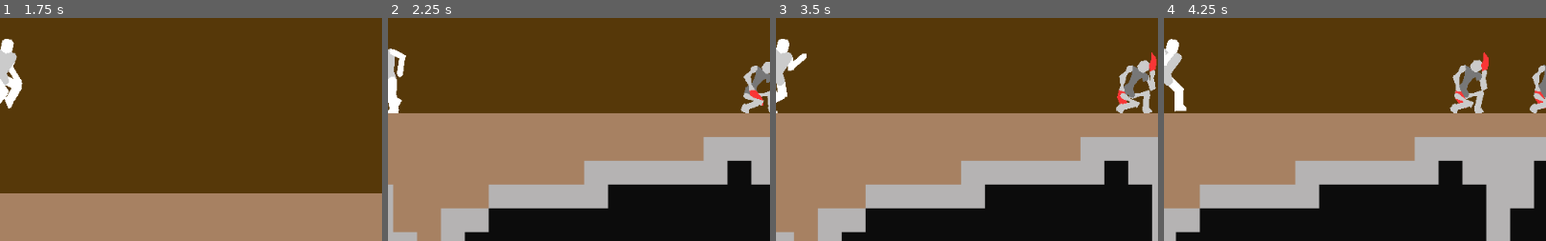
Above: before the commit, frames 1-4 (left to right).
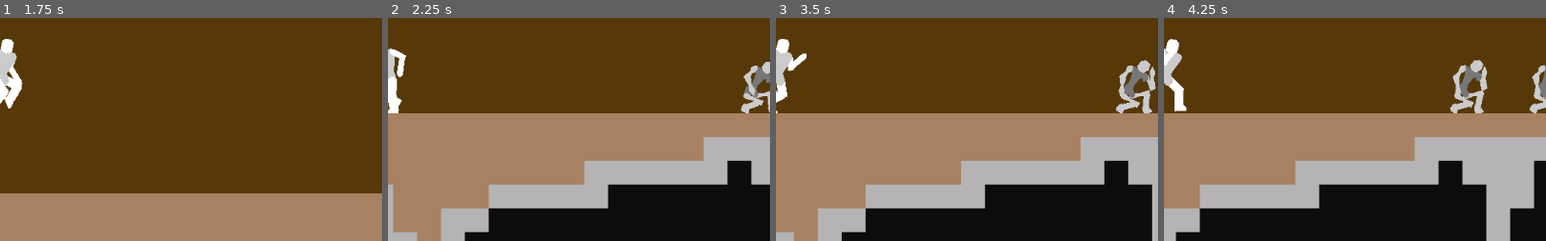
Above: after the commit, the same moments.

Repository: DarknessCatt/Lost-Soul
Game: Godot game, scene res://Maps/Prototype_Mountain/Prototype_Mountain.tscn
Same seed, same stepped clock (60 frames per second), same inputs: the game is played once before the commit and once after it. The project has no main scene, so this scene is started directly.
Inputs:
- Up to frame 1 (1.75 s): tap Enter at 0.5 s; hold C (hero_attack) 0.53-1.28 s; hold Right (hero_right) from 0.53 s (still down); tap Z (hero_jump) at 0.77, 1.52 s; tap D (hero_heart) at 1.35 s
- Up to frame 2 (2.25 s): release Right (hero_right) at 2.03 s; hold Left (hero_left) from 2.03 s (still down); hold C (hero_attack) from 2.03 s (still down)
- Up to frame 3 (3.5 s): release Left (hero_left) at 2.78 s; release C (hero_attack) at 2.78 s; hold Right (hero_right) from 2.78 s (still down); tap D (hero_heart) at 2.85 s; tap Z (hero_jump) at 3.02 s
- Up to frame 4 (4.25 s): keep holding Right (hero_right); hold C (hero_attack) from 3.53 s (still down); tap Z (hero_jump) at 3.77 s
The pictures show only the part of the screen within x 50-100%, y 50-100%; the shares and areas given below are measured in that part.

Frame 1 is identical in both runs. In frame 2, 0.1% of the frame differs, in the area x 94-99%, y 32-40%; in frame 3, 0.2%; in frame 4, 0.3%, in the area x 76-100%, y 15-41%.

Commit message:
Disabling Hitboxes on atk state exit

Diff:
--- a/Lost_Soul/Entities/Enemy/Enemy.gd
+++ b/Lost_Soul/Entities/Enemy/Enemy.gd
@@ -49,6 +49,12 @@
 	$Body/Hip/Torso/Left_Arm/Left_Hand/Left_Weapon.polygon = PoolVector2Array()
 	$Body/Hip/Torso/Right_Arm/Right_Hand/Right_Weapon.polygon = PoolVector2Array()
 
+func _disable_hitboxes():
+	for atk in $Body/Hitboxes.get_children():
+		for hitbox in atk.get_children():
+			for collision in hitbox.get_children():
+				collision.call_deferred("set", "disabled", true)
+
 func _physics_process(delta):
 	if not on_cutscene:
 		cur_state.update(self, delta)
--- a/Lost_Soul/Entities/Enemy/Enemy.tscn
+++ b/Lost_Soul/Entities/Enemy/Enemy.tscn
@@ -2275,8 +2275,7 @@
 disabled = true
 
 [node name="Right_Arm" type="Polygon2D" parent="Body"]
-position = Vector2( -20.4786, -32.3599 )
-rotation = 1.82497
+position = Vector2( 12, -28 )
 color = Color( 0.8, 0.8, 0.8, 1 )
 offset = Vector2( 30.2005, 27.966 )
 polygon = PoolVector2Array( -30.2005, -31.966, -26.2005, -27.966, -28.2005, -19.966, -26.2005, -11.966, -26.2005, -7.96604, -34.2005, -7.96604, -34.2005, -11.966, -32.2005, -19.966, -34.2005, -27.966 )
@@ -2285,8 +2284,7 @@
 }
 
 [node name="Right_Hand" type="Polygon2D" parent="Body"]
-position = Vector2( -35.9645, -36.383 )
-rotation = 0.515975
+position = Vector2( 12, -12 )
 color = Color( 0.8, 0.8, 0.8, 1 )
 offset = Vector2( 31.8105, 42.7501 )
 polygon = PoolVector2Array( -31.8105, -46.7501, -27.8105, -42.7501, -27.8105, -38.7501, -29.8105, -30.7501, -27.8105, -22.7501, -31.8105, -14.7501, -35.8105, -22.7501, -33.8105, -30.7501, -35.8105, -38.7501, -35.8105, -42.7501 )
@@ -2295,8 +2293,7 @@
 }
 
 [node name="Right_Leg" type="Polygon2D" parent="Body"]
-position = Vector2( -3.46927, 3.22038 )
-rotation = -3.05539
+position = Vector2( 6, 8 )
 color = Color( 0.8, 0.8, 0.8, 1 )
 offset = Vector2( 28.2005, 31.966 )
 polygon = PoolVector2Array( -30.2005, -35.966, -26.2005, -35.966, -24.2005, -31.966, -26.2005, -21.966, -24.2005, -7.966, -32.2005, -7.966, -30.2005, -21.966, -32.2005, -31.966 )
@@ -2305,8 +2302,7 @@
 }
 
 [node name="Right_Shin" type="Polygon2D" parent="Body"]
-position = Vector2( -1.74734, -16.7054 )
-rotation = -1.08873
+position = Vector2( 6, 28 )
 color = Color( 0.8, 0.8, 0.8, 1 )
 offset = Vector2( 29.8696, 42.7614 )
 polygon = PoolVector2Array( -31.8696, -44.7614, -27.8696, -44.7614, -25.8696, -38.7614, -25.8696, -22.7614, -27.8696, -18.7614, -31.8696, -18.7614, -33.8696, -22.7614, -33.8696, -38.7614 )
@@ -2315,8 +2311,7 @@
 }
 
 [node name="Right_Foot" type="Polygon2D" parent="Body"]
-position = Vector2( 17.7456, -6.50601 )
-rotation = -1.67252
+position = Vector2( 6, 50 )
 color = Color( 0.8, 0.8, 0.8, 1 )
 offset = Vector2( 29.9114, 20.7618 )
 polygon = PoolVector2Array( -25.9114, -22.7618, -23.9114, -20.7618, -21.9114, -14.7618, -31.9114, -14.7618, -33.9114, -16.7618, -33.9114, -22.7618, -31.9114, -26.7618 )
@@ -2325,8 +2320,6 @@
 }
 
 [node name="Hip" type="Polygon2D" parent="Body"]
-position = Vector2( -10.938, -3.42934 )
-rotation = -0.199839
 color = Color( 0.470588, 0.470588, 0.470588, 1 )
 offset = Vector2( 0, -12 )
 polygon = PoolVector2Array( -8, 22, -4, 22, 0, 18, 4, 22, 8, 22, 10, 18, 6, 8, -6, 8, -10, 18 )
@@ -2335,7 +2328,6 @@
 }
 
 [node name="Torso" type="Polygon2D" parent="Body/Hip"]
-rotation = -0.523599
 color = Color( 0.470588, 0.470588, 0.470588, 1 )
 offset = Vector2( 0, -16 )
 polygon = PoolVector2Array( -8, 18, 8, 18, 6, 12, 4, 6, 6, -4, 8, -8, 12, -4, 16, -8, 16, -12, 12, -16, -12, -16, -16, -12, -16, -8, -12, -4, -8, -8, -6, -4, -4, 6, -6, 12 )
@@ -2356,7 +2348,6 @@
 
 [node name="Head" type="Polygon2D" parent="Body/Hip/Torso"]
 position = Vector2( 0, -32 )
-rotation = 0.523599
 color = Color( 0.8, 0.8, 0.8, 1 )
 offset = Vector2( 0, -16 )
 polygon = PoolVector2Array( -6, 16, 0, 18, 6, 16, 8, 8, 4, 1, -4, 1, -8, 8 )
@@ -2372,7 +2363,6 @@
 
 [node name="Left_Arm" type="Polygon2D" parent="Body/Hip/Torso"]
 position = Vector2( -12, -28 )
-rotation = -3.71841
 color = Color( 0.8, 0.8, 0.8, 1 )
 offset = Vector2( 30.2005, 27.966 )
 polygon = PoolVector2Array( -30.2005, -31.966, -26.2005, -27.966, -26.2005, -23.966, -28.2005, -19.966, -26.2005, -11.966, -26.2005, -7.96604, -34.2005, -7.96604, -34.2005, -11.966, -32.2005, -19.966, -34.2005, -23.966, -34.193, -27.5603 )
@@ -2382,7 +2372,7 @@
 
 [node name="Left_Hand" type="Polygon2D" parent="Body/Hip/Torso/Left_Arm"]
 position = Vector2( -2.35438e-06, 16 )
-rotation = -1.309
+rotation = 0.012625
 color = Color( 0.8, 0.8, 0.8, 1 )
 offset = Vector2( 31.8105, 42.7501 )
 polygon = PoolVector2Array( -31.794, -46.6744, -27.7438, -42.7252, -27.7603, -38.8009, -29.6592, -30.7763, -27.5583, -22.8022, -31.39, -14.6769, -35.5577, -22.7012, -33.6588, -30.7258, -35.7597, -38.6999, -35.7432, -42.6242 )
@@ -2398,11 +2388,9 @@
 
 [node name="Left_Weapon" type="Polygon2D" parent="Body/Hip/Torso/Left_Arm/Left_Hand"]
 color = Color( 0.980392, 0.215686, 0.215686, 1 )
-polygon = PoolVector2Array( 4.51927, 20.3057, -3.49808, 18.4061, -4.71658, 28.6356, 0.316664, 37.9209, 7.17903, 43.6433, 10.1551, 37.1091, 8.33494, 29.4174 )
 
 [node name="Right_Arm" type="RemoteTransform2D" parent="Body/Hip/Torso"]
 position = Vector2( 12, -28 )
-rotation = -3.73478
 remote_path = NodePath("../../../Right_Arm")
 __meta__ = {
 "_edit_ik_": true
@@ -2410,7 +2398,6 @@
 
 [node name="Right_Hand" type="RemoteTransform2D" parent="Body/Hip/Torso/Right_Arm"]
 position = Vector2( 0, 16 )
-rotation = -1.309
 remote_path = NodePath("../../../../Right_Hand")
 __meta__ = {
 "_edit_bone_": true
@@ -2426,11 +2413,9 @@
 position = Vector2( 0.121346, 0.121346 )
 scale = Vector2( 1, 0.99706 )
 color = Color( 0.980392, 0.215686, 0.215686, 1 )
-polygon = PoolVector2Array( 3.58935, 20.6838, -4.01014, 23.8626, -5.4385, 32.6889, -4.46735, 39.7116, 2.1665, 47.4804, 1.74568, 36.7139, 4.56854, 30.2201 )
 
 [node name="Left_Leg" type="Polygon2D" parent="Body/Hip"]
 position = Vector2( -6, 8 )
-rotation = 0.703198
 color = Color( 0.8, 0.8, 0.8, 1 )
 offset = Vector2( 28.2005, 31.966 )
 polygon = PoolVector2Array( -30.2005, -35.966, -26.2005, -35.966, -24.2005, -31.9542, -26.2005, -21.966, -24.2005, -7.966, -32.2005, -7.966, -30.2005, -21.966, -32.2005, -31.9778 )
@@ -2440,7 +2425,7 @@
 
 [node name="Left_Shin" type="Polygon2D" parent="Body/Hip/Left_Leg"]
 position = Vector2( -0.0590348, 20.0132 )
-rotation = 0.283778
+rotation = 0.012625
 color = Color( 0.8, 0.8, 0.8, 1 )
 offset = Vector2( 29.8696, 42.7614 )
 polygon = PoolVector2Array( -31.889, -44.7552, -27.8892, -44.7939, -25.8312, -38.8136, -25.6764, -22.8143, -27.5079, -18.8025, -31.5075, -18.752, -33.676, -22.7369, -33.8308, -38.7362 )
@@ -2450,7 +2435,6 @@
 
 [node name="Left_Foot" type="Polygon2D" parent="Body/Hip/Left_Leg/Left_Shin"]
 position = Vector2( -0.0418882, 21.9996 )
-rotation = -0.144206
 color = Color( 0.8, 0.8, 0.8, 1 )
 offset = Vector2( 29.9114, 20.7618 )
 polygon = PoolVector2Array( -25.6763, -22.8143, -23.6571, -20.8338, -21.5991, -14.8534, -25.5989, -14.8147, -31.5986, -14.7567, -33.6179, -16.7372, -33.676, -22.7369, -31.6085, -26.7513 )
@@ -2466,7 +2450,6 @@
 
 [node name="Right_Leg" type="RemoteTransform2D" parent="Body/Hip"]
 position = Vector2( 6, 8 )
-rotation = -2.85555
 remote_path = NodePath("../../Right_Leg")
 __meta__ = {
 "_edit_ik_": true
@@ -2474,7 +2457,6 @@
 
 [node name="Right_Shin" type="RemoteTransform2D" parent="Body/Hip/Right_Leg"]
 position = Vector2( 0, 20 )
-rotation = 1.96665
 remote_path = NodePath("../../../Right_Shin")
 __meta__ = {
 "_edit_bone_": true
@@ -2482,7 +2464,6 @@
 
 [node name="Right_Foot" type="RemoteTransform2D" parent="Body/Hip/Right_Leg/Right_Shin"]
 position = Vector2( 0, 22 )
-rotation = -0.583781
 remote_path = NodePath("../../../../Right_Foot")
 __meta__ = {
 "_edit_bone_": true
--- a/Lost_Soul/Entities/Enemy/FSM/Attack.gd
+++ b/Lost_Soul/Entities/Enemy/FSM/Attack.gd
@@ -26,6 +26,10 @@
 	Enemy._change_anim("Jab")
 	$Jab.start()
 
+func exit(_Enemy : KinematicBody2D) -> void:
+	_Enemy._clear_attack_polys()
+	_Enemy._disable_hitboxes()
+
 func update(_Enemy: KinematicBody2D, delta : float) -> void:
 
 	if attack_ended:
@@ -44,8 +48,5 @@
 		speed.y += GRAV*delta
 		if speed.y > MAX_GRAV: speed.y = MAX_GRAV
 
-func exit(_Enemy : KinematicBody2D) -> void:
-	_Enemy._clear_attack_polys()
-
 func _on_Attack_timeout():
 	attack_ended = true
--- a/Lost_Soul/Entities/Hero/FSM/AirAttack.gd
+++ b/Lost_Soul/Entities/Hero/FSM/AirAttack.gd
@@ -21,6 +21,10 @@
 	_Player.speed.y = 0
 
 	self.attack(_Player)
+
+func exit(_Player: KinematicBody2D) -> void:
+	_Player._clear_attack_polys()
+	_Player._disable_hitboxes()
 
 func update(_Player: KinematicBody2D, _delta : float) -> void:
 
--- a/Lost_Soul/Entities/Hero/FSM/GroundAttack.gd
+++ b/Lost_Soul/Entities/Hero/FSM/GroundAttack.gd
@@ -23,6 +23,10 @@
 
 	_Player.speed.x = 0
 	self.attack(_Player)
+
+func exit(_Player: KinematicBody2D) -> void:
+	_Player._clear_attack_polys()
+	_Player._disable_hitboxes()
 
 func update(_Player: KinematicBody2D, delta : float) -> void:
 
--- a/Lost_Soul/Entities/Hero/Hero.gd
+++ b/Lost_Soul/Entities/Hero/Hero.gd
@@ -69,6 +69,17 @@
 export(bool) var on_cutscene : bool = false
 
 ##Functions
+func _clear_attack_polys():
+	$Body/Hip/Torso/Left_Arm/Left_Hand/Left_Weapon.polygon = PoolVector2Array()
+	$Body/Hip/Torso/Right_Arm/Right_Hand/Right_Weapon.polygon = PoolVector2Array()
+	$Body/Hip/Right_Leg/Right_Shin/Right_Foot/Right_Foot_Weapon.polygon = PoolVector2Array()
+
+func _disable_hitboxes():
+	for atk in $Body/Hitboxes.get_children():
+		for hitbox in atk.get_children():
+			for collision in hitbox.get_children():
+				collision.call_deferred("set", "disabled", true)
+
 func _input(event):
 	if not on_cutscene:
 
Not shown: 24 places in Lost_Soul/Entities/Hero/Hero.tscn that only renumber resources
